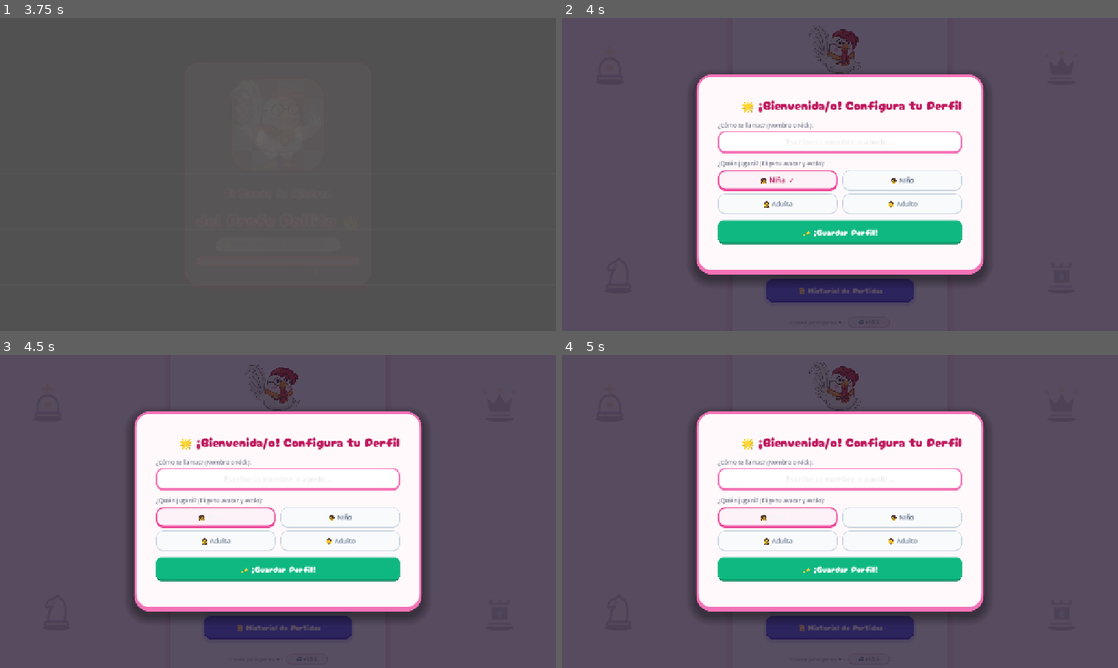
Above: before the commit, frames 1-4 (two rows, left to right).
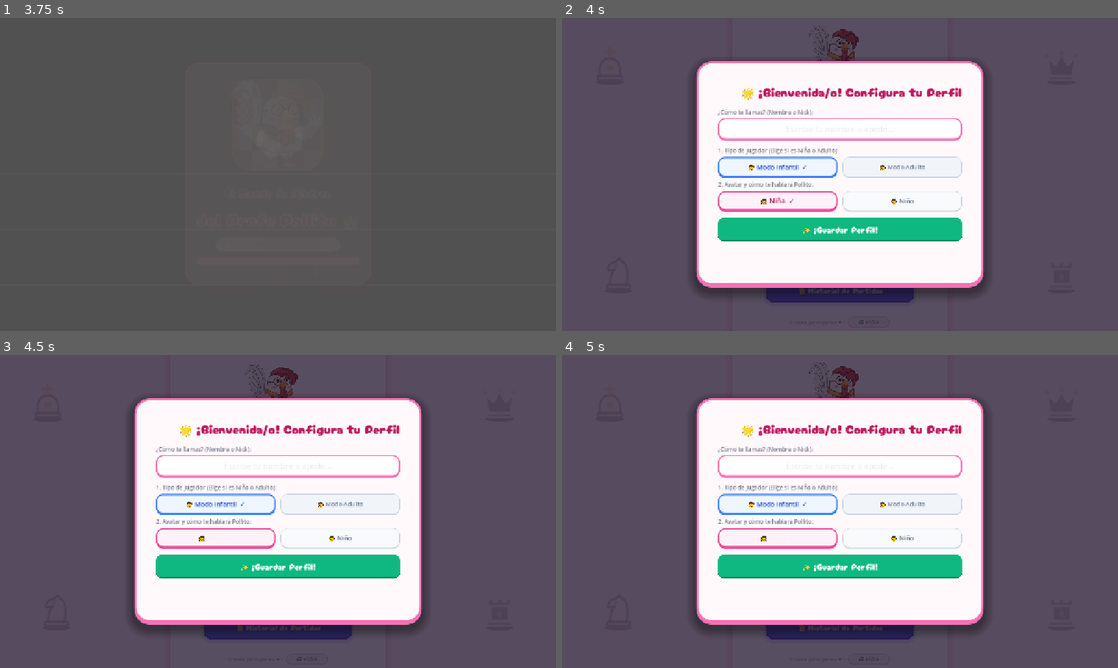
Above: after the commit, the same moments.

Repository: Xx5n0wxX/ajedrez-de-pollito
Game: Godot game, scene res://scenes/SplashScreen.tscn
Two runs of this game, one before a commit and one after it. Both use one fixed random seed, a clock stepped at 60 frames per second and the inputs below.
Inputs (mouse positions are in pixels of both pictures, inside the frame that each line leads up to):
- Up to frame 1 (3.75 s): tap Enter at 0.5 s; move the mouse to (400, 158) at 0.52 s; click (400, 158) at 0.67 s; tap Space at 0.77 s; drag from (166, 190) to (250, 237) at 1.27 s; move the mouse to (333, 105) at 2.02 s; click (333, 105) at 2.17 s; drag from (250, 237) to (111, 127) at 2.77 s; move the mouse to (444, 221) at 3.52 s; click (444, 221) at 3.67 s
- Up to frame 2 (4 s): tap Space at 3.77 s
- Up to frame 3 (4.5 s): click "👧 Niña ✓" at 4.25 s
- Up to frame 4 (5 s): no input

Frame 1 is identical in both runs. In frame 2, 14% of the frame differs, in the area x 23-77%, y 13-89%; in frame 3, 14%; in frame 4, 14%.

Commit message:
Release v1.0.6 (Build 7): Selector explicito de Modo Adulto en dos pasos (Tipo de Jugador + Avatar), actualizacion automatica garantizada en primer inicio y recarga en caliente de ProfileManager en OTA.

Diff:
--- a/MainMenu.tscn
+++ b/MainMenu.tscn
@@ -682,7 +682,7 @@
 anchor_bottom = 1.0
 
 [node name="EditCard" type="PanelContainer" parent="ProfileEditOverlay/Center"]
-custom_minimum_size = Vector2(440, 460)
+custom_minimum_size = Vector2(440, 520)
 layout_mode = 2
 theme_override_styles/panel = SubResource("StyleBoxFlat_modal_card")
 
@@ -728,11 +728,40 @@
 layout_mode = 2
 theme_override_constants/separation = 6
 
-[node name="GenderPrompt" type="Label" parent="ProfileEditOverlay/Center/EditCard/Margin/VBox/GenderSection"]
+[node name="CategoryPrompt" type="Label" parent="ProfileEditOverlay/Center/EditCard/Margin/VBox/GenderSection"]
 layout_mode = 2
 theme_override_colors/font_color = Color(0.45, 0.48, 0.55, 1)
 theme_override_font_sizes/font_size = 13
-text = "¿Quién jugará? (Elige tu avatar y estilo):"
+text = "1. Tipo de Jugador (Elige si es Niño o Adulto):"
+
+[node name="CategoryHBox" type="HBoxContainer" parent="ProfileEditOverlay/Center/EditCard/Margin/VBox/GenderSection"]
+layout_mode = 2
+theme_override_constants/separation = 12
+alignment = 1
+
+[node name="BtnCatChild" type="Button" parent="ProfileEditOverlay/Center/EditCard/Margin/VBox/GenderSection/CategoryHBox"]
+unique_name_in_owner = true
+custom_minimum_size = Vector2(160, 46)
+layout_mode = 2
+size_flags_horizontal = 3
+focus_mode = 0
+theme_override_font_sizes/font_size = 15
+text = "🧒 Modo Infantil"
+
+[node name="BtnCatAdult" type="Button" parent="ProfileEditOverlay/Center/EditCard/Margin/VBox/GenderSection/CategoryHBox"]
+unique_name_in_owner = true
+custom_minimum_size = Vector2(160, 46)
+layout_mode = 2
+size_flags_horizontal = 3
+focus_mode = 0
+theme_override_font_sizes/font_size = 15
+text = "🧑 Modo Adulto"
+
+[node name="GenderPrompt" type="Label" parent="ProfileEditOverlay/Center/EditCard/Margin/VBox/GenderSection"]
+layout_mode = 2
+theme_override_colors/font_color = Color(0.45, 0.48, 0.55, 1)
+theme_override_font_sizes/font_size = 13
+text = "2. Avatar y cómo te hablará Pollito:"
 
 [node name="ChildRowHBox" type="HBoxContainer" parent="ProfileEditOverlay/Center/EditCard/Margin/VBox/GenderSection"]
 layout_mode = 2
--- a/scripts/MainMenu.gd
+++ b/scripts/MainMenu.gd
@@ -50,6 +50,10 @@
 @onready var edit_card: Control = %EditCard if has_node("%EditCard") else (profile_edit_overlay.find_child("EditCard", true, false) if profile_edit_overlay else null)
 @onready var edit_modal_title: Label = %EditModalTitle if has_node("%EditModalTitle") else find_child("EditModalTitle", true, false)
 @onready var edit_name_input: LineEdit = %EditNameInput if has_node("%EditNameInput") else find_child("EditNameInput", true, false)
+@onready var btn_cat_child: Button = %BtnCatChild if has_node("%BtnCatChild") else find_child("BtnCatChild", true, false)
+@onready var btn_cat_adult: Button = %BtnCatAdult if has_node("%BtnCatAdult") else find_child("BtnCatAdult", true, false)
+@onready var child_row_hbox: HBoxContainer = %ChildRowHBox if has_node("%ChildRowHBox") else find_child("ChildRowHBox", true, false)
+@onready var adult_row_hbox: HBoxContainer = %AdultRowHBox if has_node("%AdultRowHBox") else find_child("AdultRowHBox", true, false)
 @onready var btn_gender_girl: Button = %BtnGenderGirl if has_node("%BtnGenderGirl") else find_child("BtnGenderGirl", true, false)
 @onready var btn_gender_boy: Button = %BtnGenderBoy if has_node("%BtnGenderBoy") else find_child("BtnGenderBoy", true, false)
 @onready var btn_adult_female: Button = %BtnAdultFemale if has_node("%BtnAdultFemale") else find_child("BtnAdultFemale", true, false)
@@ -164,8 +168,7 @@
 	var pm = _get_pm()
 	if pm and pm.is_first_time:
 		call_deferred("_open_first_time_profile_modal")
-	else:
-		call_deferred("_trigger_auto_update_check")
+	call_deferred("_trigger_auto_update_check")
 
 func _process(delta: float) -> void:
 	if _mobile_root and _mobile_root.visible and _mobile_bg_canvas:
@@ -218,11 +221,19 @@
 # =========================================================================
 
 func _get_pm() -> Node:
+	var pm: Node = null
 	if has_node("/root/ProfileManager"):
-		return get_node("/root/ProfileManager")
-	if ProfileManagerScript.instance:
-		return ProfileManagerScript.instance
-	return null
+		pm = get_node("/root/ProfileManager")
+	elif ProfileManagerScript.instance:
+		pm = ProfileManagerScript.instance
+	if pm:
+		if not pm.has_method("is_adult"):
+			var new_script = ResourceLoader.load("res://scripts/ProfileManager.gd", "", ResourceLoader.CACHE_MODE_REPLACE)
+			if new_script:
+				pm.set_script(new_script)
+				if pm.has_method("_load_profiles"):
+					pm._load_profiles()
+	return pm
 
 # =========================================================================
 # ESTILOS Y HELPERS UNIFICADOS DE POPUPS (ESTILO NUEVA PARTIDA / TOY 3D)
@@ -362,14 +373,8 @@
 		btn_close_select_modal.pressed.connect(_close_select_modal)
 
 	# Botones de modal editor
-	if btn_gender_girl and not btn_gender_girl.pressed.is_connected(func(): _set_modal_archetype("f", "child")):
-		btn_gender_girl.pressed.connect(func(): _set_modal_archetype("f", "child"))
-	if btn_gender_boy and not btn_gender_boy.pressed.is_connected(func(): _set_modal_archetype("m", "child")):
-		btn_gender_boy.pressed.connect(func(): _set_modal_archetype("m", "child"))
-	if btn_adult_female and not btn_adult_female.pressed.is_connected(func(): _set_modal_archetype("f", "adult")):
-		btn_adult_female.pressed.connect(func(): _set_modal_archetype("f", "adult"))
-	if btn_adult_male and not btn_adult_male.pressed.is_connected(func(): _set_modal_archetype("m", "adult")):
-		btn_adult_male.pressed.connect(func(): _set_modal_archetype("m", "adult"))
+	_ensure_archetype_buttons_exist()
+
 	if btn_save_profile and not btn_save_profile.pressed.is_connected(_on_save_profile_pressed):
 		btn_save_profile.pressed.connect(_on_save_profile_pressed)
 	if btn_cancel_edit_profile and not btn_cancel_edit_profile.pressed.is_connected(_close_edit_modal):
@@ -791,6 +796,7 @@
 	if btn_cancel_edit_profile:
 		btn_cancel_edit_profile.visible = true
 
+	_ensure_archetype_buttons_exist()
 	_refresh_gender_buttons_ui()
 
 	if profile_edit_overlay:
@@ -851,6 +857,7 @@
 		# Solo mostrar botón eliminar si hay más de 1 perfil en total
 		btn_delete_profile.visible = (pm.get_all_profiles().size() > 1)
 
+	_ensure_archetype_buttons_exist()
 	_refresh_gender_buttons_ui()
 
 	if profile_edit_overlay:
@@ -862,6 +869,138 @@
 	if edit_name_input:
 		edit_name_input.grab_focus()
 
+func _ensure_archetype_buttons_exist() -> void:
+	if not profile_edit_overlay:
+		return
+	var gender_sec = profile_edit_overlay.find_child("GenderSection", true, false)
+	if not gender_sec:
+		return
+
+	# 1. Asegurar categoría (Niño vs Adulto)
+	var cat_hbox = gender_sec.find_child("CategoryHBox", true, false)
+	if not cat_hbox:
+		var cat_prompt = Label.new()
+		cat_prompt.name = "CategoryPrompt"
+		cat_prompt.text = "1. Tipo de Jugador (Elige si es Niño o Adulto):"
+		cat_prompt.add_theme_color_override("font_color", Color(0.45, 0.48, 0.55, 1))
+		cat_prompt.add_theme_font_size_override("font_size", 13)
+		gender_sec.add_child(cat_prompt)
+		gender_sec.move_child(cat_prompt, 0)
+
+		cat_hbox = HBoxContainer.new()
+		cat_hbox.name = "CategoryHBox"
+		cat_hbox.alignment = BoxContainer.ALIGNMENT_CENTER
+		cat_hbox.add_theme_constant_override("separation", 12)
+		gender_sec.add_child(cat_hbox)
+		gender_sec.move_child(cat_hbox, 1)
+
+		var b_child = Button.new()
+		b_child.name = "BtnCatChild"
+		b_child.custom_minimum_size = Vector2(160, 46)
+		b_child.size_flags_horizontal = Control.SIZE_EXPAND_FILL
+		b_child.focus_mode = Control.FOCUS_NONE
+		b_child.text = "🧒 Modo Infantil"
+		cat_hbox.add_child(b_child)
+		btn_cat_child = b_child
+
+		var b_adult = Button.new()
+		b_adult.name = "BtnCatAdult"
+		b_adult.custom_minimum_size = Vector2(160, 46)
+		b_adult.size_flags_horizontal = Control.SIZE_EXPAND_FILL
+		b_adult.focus_mode = Control.FOCUS_NONE
+		b_adult.text = "🧑 Modo Adulto"
+		cat_hbox.add_child(b_adult)
+		btn_cat_adult = b_adult
+	else:
+		if not btn_cat_child:
+			btn_cat_child = cat_hbox.find_child("BtnCatChild", true, false)
+		if not btn_cat_adult:
+			btn_cat_adult = cat_hbox.find_child("BtnCatAdult", true, false)
+
+	# 2. Asegurar filas de avatares (ChildRowHBox y AdultRowHBox)
+	if not child_row_hbox:
+		child_row_hbox = gender_sec.find_child("ChildRowHBox", true, false)
+	if not adult_row_hbox:
+		adult_row_hbox = gender_sec.find_child("AdultRowHBox", true, false)
+
+	if not adult_row_hbox:
+		adult_row_hbox = HBoxContainer.new()
+		adult_row_hbox.name = "AdultRowHBox"
+		adult_row_hbox.alignment = BoxContainer.ALIGNMENT_CENTER
+		adult_row_hbox.add_theme_constant_override("separation", 12)
+		gender_sec.add_child(adult_row_hbox)
+
+		var b_af = Button.new()
+		b_af.name = "BtnAdultFemale"
+		b_af.custom_minimum_size = Vector2(160, 46)
+		b_af.size_flags_horizontal = Control.SIZE_EXPAND_FILL
+		b_af.focus_mode = Control.FOCUS_NONE
+		b_af.text = "👩 Adulta"
+		adult_row_hbox.add_child(b_af)
+		btn_adult_female = b_af
+
+		var b_am = Button.new()
+		b_am.name = "BtnAdultMale"
+		b_am.custom_minimum_size = Vector2(160, 46)
+		b_am.size_flags_horizontal = Control.SIZE_EXPAND_FILL
+		b_am.focus_mode = Control.FOCUS_NONE
+		b_am.text = "👨 Adulto"
+		adult_row_hbox.add_child(b_am)
+		btn_adult_male = b_am
+	else:
+		if not btn_adult_female:
+			btn_adult_female = adult_row_hbox.find_child("BtnAdultFemale", true, false)
+		if not btn_adult_male:
+			btn_adult_male = adult_row_hbox.find_child("BtnAdultMale", true, false)
+
+	if child_row_hbox:
+		if not btn_gender_girl:
+			btn_gender_girl = child_row_hbox.find_child("BtnGenderGirl", true, false)
+		if not btn_gender_boy:
+			btn_gender_boy = child_row_hbox.find_child("BtnGenderBoy", true, false)
+
+	# 3. Conectar señales si no están conectadas
+	if btn_cat_child and not btn_cat_child.pressed.is_connected(_on_category_child_pressed):
+		btn_cat_child.pressed.connect(_on_category_child_pressed)
+	if btn_cat_adult and not btn_cat_adult.pressed.is_connected(_on_category_adult_pressed):
+		btn_cat_adult.pressed.connect(_on_category_adult_pressed)
+	if btn_gender_girl and not btn_gender_girl.pressed.is_connected(_on_select_girl_pressed):
+		btn_gender_girl.pressed.connect(_on_select_girl_pressed)
+	if btn_gender_boy and not btn_gender_boy.pressed.is_connected(_on_select_boy_pressed):
+		btn_gender_boy.pressed.connect(_on_select_boy_pressed)
+	if btn_adult_female and not btn_adult_female.pressed.is_connected(_on_select_adult_female_pressed):
+		btn_adult_female.pressed.connect(_on_select_adult_female_pressed)
+	if btn_adult_male and not btn_adult_male.pressed.is_connected(_on_select_adult_male_pressed):
+		btn_adult_male.pressed.connect(_on_select_adult_male_pressed)
+
+func _on_category_child_pressed() -> void:
+	_selected_category = "child"
+	_refresh_gender_buttons_ui()
+
+func _on_category_adult_pressed() -> void:
+	_selected_category = "adult"
+	_refresh_gender_buttons_ui()
+
+func _on_select_girl_pressed() -> void:
+	_selected_gender = "f"
+	_selected_category = "child"
+	_refresh_gender_buttons_ui()
+
+func _on_select_boy_pressed() -> void:
+	_selected_gender = "m"
+	_selected_category = "child"
+	_refresh_gender_buttons_ui()
+
+func _on_select_adult_female_pressed() -> void:
+	_selected_gender = "f"
+	_selected_category = "adult"
+	_refresh_gender_buttons_ui()
+
+func _on_select_adult_male_pressed() -> void:
+	_selected_gender = "m"
+	_selected_category = "adult"
+	_refresh_gender_buttons_ui()
+
 func _set_modal_archetype(g: String, cat: String) -> void:
 	_selected_gender = g
 	_selected_category = cat
@@ -871,15 +1010,61 @@
 	_set_modal_archetype(g, _selected_category)
 
 func _refresh_gender_buttons_ui() -> void:
-	var is_girl_sel = (_selected_gender == "f" and _selected_category == "child")
-	var is_boy_sel = (_selected_gender == "m" and _selected_category == "child")
-	var is_adult_f_sel = (_selected_gender == "f" and _selected_category == "adult")
-	var is_adult_m_sel = (_selected_gender == "m" and _selected_category == "adult")
+	var is_child_cat = (_selected_category != "adult")
+	var is_adult_cat = (_selected_category == "adult")
+
+	_style_category_button(btn_cat_child, "🧒 Modo Infantil", is_child_cat, Color("#EFF6FF"), Color("#3B82F6"), Color("#1D4ED8"))
+	_style_category_button(btn_cat_adult, "🧑 Modo Adulto", is_adult_cat, Color("#FAF5FF"), Color("#8B5CF6"), Color("#6D28D9"))
+
+	if child_row_hbox:
+		child_row_hbox.visible = is_child_cat
+	if adult_row_hbox:
+		adult_row_hbox.visible = is_adult_cat
+
+	var is_girl_sel = (_selected_gender == "f" and is_child_cat)
+	var is_boy_sel = (_selected_gender == "m" and is_child_cat)
+	var is_adult_f_sel = (_selected_gender == "f" and is_adult_cat)
+	var is_adult_m_sel = (_selected_gender == "m" and is_adult_cat)
 
 	_style_archetype_button(btn_gender_girl, "👧 Niña", is_girl_sel, Color("#FDF2F8"), Color("#EC4899"), Color("#BE185D"))
 	_style_archetype_button(btn_gender_boy, "👦 Niño", is_boy_sel, Color("#EFF6FF"), Color("#3B82F6"), Color("#1D4ED8"))
 	_style_archetype_button(btn_adult_female, "👩 Adulta", is_adult_f_sel, Color("#FAF5FF"), Color("#8B5CF6"), Color("#6D28D9"))
 	_style_archetype_button(btn_adult_male, "👨 Adulto", is_adult_m_sel, Color("#ECFDF5"), Color("#10B981"), Color("#047857"))
+
+func _style_category_button(btn: Button, base_text: String, is_selected: bool, bg_col: Color, border_col: Color, text_col: Color) -> void:
+	if not btn:
+		return
+	btn.custom_minimum_size = Vector2(160, 48)
+
+	var sb := StyleBoxFlat.new()
+	sb.set_corner_radius_all(14)
+	sb.anti_aliasing = true
+
+	if is_selected:
+		sb.bg_color = bg_col
+		sb.border_width_left = 3
+		sb.border_width_top = 3
+		sb.border_width_right = 3
+		sb.border_width_bottom = 6
+		sb.border_color = border_col
+		btn.text = "%s  ✓" % base_text
+		btn.add_theme_color_override("font_color", text_col)
+		btn.add_theme_font_size_override("font_size", 15)
+	else:
+		sb.bg_color = Color("#F1F5F9")
+		sb.border_width_left = 1
+		sb.border_width_top = 1
+		sb.border_width_right = 1
+		sb.border_width_bottom = 3
+		sb.border_color = Color("#CBD5E1")
+		btn.text = base_text
+		btn.add_theme_color_override("font_color", Color("#64748B"))
+		btn.add_theme_font_size_override("font_size", 14)
+
+	var sb_hov = sb.duplicate()
+	btn.add_theme_stylebox_override("normal", sb)
+	btn.add_theme_stylebox_override("hover", sb_hov)
+	btn.add_theme_stylebox_override("pressed", sb)
 
 func _style_archetype_button(btn: Button, base_text: String, is_selected: bool, bg_col: Color, border_col: Color, text_col: Color) -> void:
 	if not btn:
--- a/scripts/ProfileManager.gd
+++ b/scripts/ProfileManager.gd
@@ -85,6 +85,9 @@
 	var prof = get_active_profile()
 	var cat = str(prof.get("category", "child")).to_lower()
 	return cat in ["adult", "adulto", "adulta"] or prof.get("is_adult", false) == true
+
+func is_adult_profile() -> bool:
+	return is_adult()
 
 func get_player_category() -> String:
 	return "adult" if is_adult() else "child"
--- a/scripts/UpdateManager.gd
+++ b/scripts/UpdateManager.gd
@@ -270,6 +270,16 @@
 	has_pending_update = false
 
 	_reload_updated_scripts_in_cache()
+
+	# Recargar script del autoload ProfileManager en memoria si existe
+	if is_inside_tree() and get_tree().root.has_node("ProfileManager"):
+		var pm = get_tree().root.get_node("ProfileManager")
+		var pm_script = ResourceLoader.load("res://scripts/ProfileManager.gd", "", ResourceLoader.CACHE_MODE_REPLACE)
+		if pm_script:
+			pm.set_script(pm_script)
+			if pm.has_method("_load_profiles"):
+				pm._load_profiles()
+
 	download_progress_updated.emit(100.0, float(file_len) / (1024.0 * 1024.0), float(file_len) / (1024.0 * 1024.0))
 	update_installed_successfully.emit(current_version_name)
 
@@ -279,6 +289,7 @@
 
 func _reload_updated_scripts_in_cache() -> void:
 	var scripts_to_refresh: Array[String] = [
+		"res://scripts/ProfileManager.gd",
 		"res://scripts/MainMenu.gd",
 		"res://scripts/SplashScreen.gd",
 		"res://scripts/GameController.gd",
--- a/version.json
+++ b/version.json
@@ -1,8 +1,8 @@
 {
-  "version_code": 6,
-  "version_name": "1.0.5",
+  "version_code": 7,
+  "version_name": "1.0.6",
   "release_date": "2026-11-07",
-  "notes": "Nuevo soporte para perfiles de Adulto: 4 arquetipos con avatares (Niña, Niño, Adulta, Adulto), adaptacion respetuosa de dialogos del Profe Pollito y selector actualizado.",
+  "notes": "Selector explicito de Modo Adulto en dos pasos (Tipo de Jugador + Avatar), actualizacion automatica garantizada en primer inicio y recarga en caliente de ProfileManager en OTA.",
   "pck_url": "https://github.com/Xx5n0wxX/ajedrez-de-pollito/releases/latest/download/update_android.pck",
   "pck_win_url": "https://github.com/Xx5n0wxX/ajedrez-de-pollito/releases/latest/download/update_windows.pck",
   "apk_url": "https://github.com/Xx5n0wxX/ajedrez-de-pollito/releases/latest/download/Ajedrez_de_Pollito.apk",
Not shown, changed: export_presets.cfg
